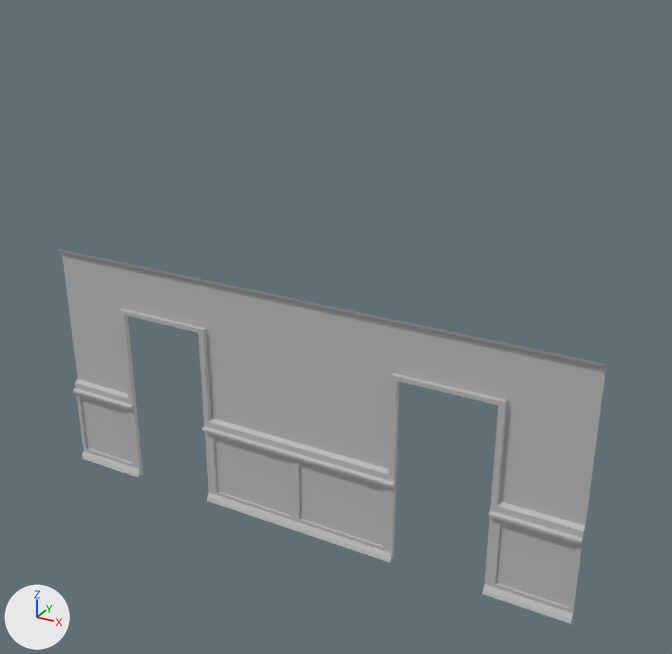
What one commit did to the FBX model Unfinished Business/Assets/Models/Foyer Objects/Foyer Structure/wall3.fbx.
Both versions are drawn from a camera (50 mm lens) standing at (7.12, -11.13, 7.69) and looking at (0.52, 0.88, 1.69). Lighting does not change. The marker at lower left points along +X, +Y and +Z. Where no turn or scale is listed for an object, it has been applied to the vertices.

Names of what the first picture shows: 'wall3:OLDDoorWay:pCube4'.
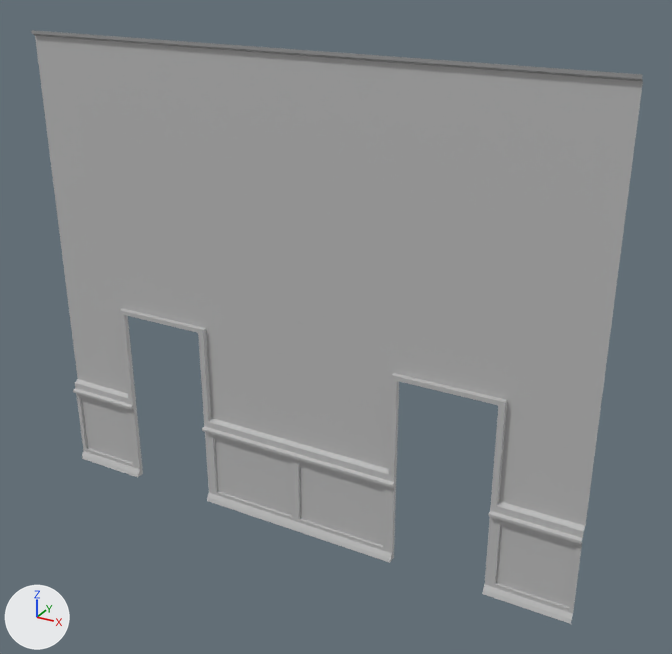
The newer file is also turned or shifted as a whole; pictures and numbers use the older file's frame.

Changed parts and their boxes [x1, y1, x2, y2] in the pictures (672 x 654 px; the box of a moved part takes in the faces that stretch with it):
```json
{"object": "wall3:OLDDoorWay:pCube4", "change": "reshaped", "before": [59, 249, 606, 624], "after": [31, 30, 643, 624], "on screen": "12% wider, 58% taller"}
{"part": 1, "of": "me_mesh", "change": "moved or reshaped", "before": [59, 249, 606, 375], "after": [31, 30, 643, 375]}
```

Edits to the scene script, one JSON object a line:
```json
{"block": "me_mesh", "where": "me_mesh.from_pydata(...)  # 253 vertices, 216 faces; spans x -4.97..4.97, y -0.08..0.08, z -2.2..2.2"}
{"block": "me_mesh", "where": "# used by ob_wall3_olddoorway_pcube4; location = (-0.14, 0.6, -0.04)"}
{"block": "me_mesh", "change": "me_mesh part 1: all 51 vertices in x -4.97..4.97, y 0.0..0.08, z 2.02..2.2 are moved by (0.0, 0.0, 3.83)"}
```
